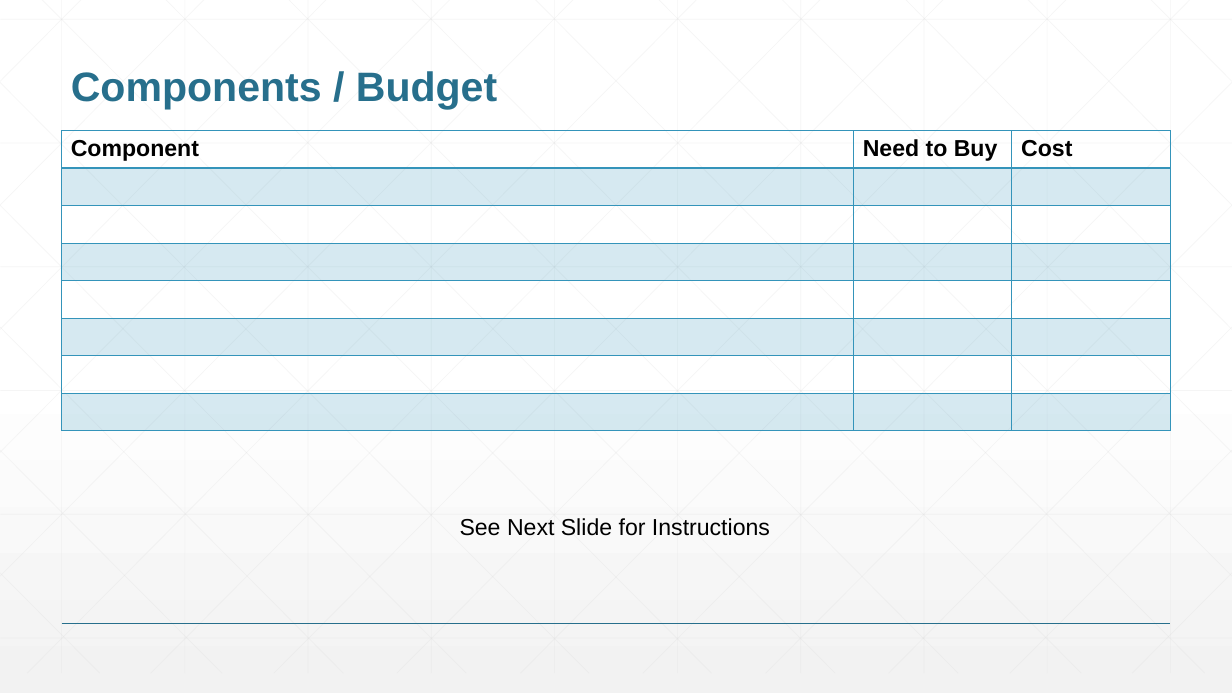
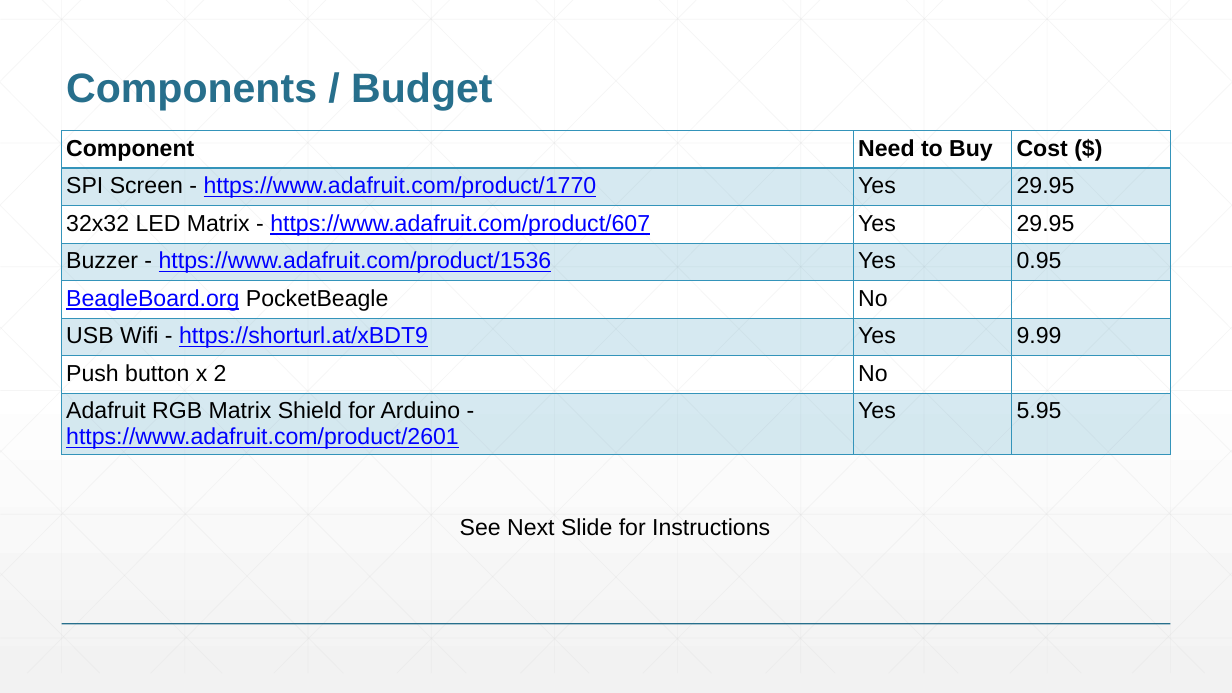
Before and after one commit to sahana-p10/ENGI301, a slide deck: slide 5 of project_01/docs/Prasanna_ENGI301_project_01_proposal.pptx. Drawn at 1232x693 pixels with LibreOffice and Linux fonts; fonts in the diff are those of the drawing. Boxes give left, top, right and bottom in pixels: in the first picture for what was removed or moved away, otherwise in the second. Text is boxed around its words. In the diff, an @@ line names an element or a change of style, - is before the commit and + after.

```diff
--- a/project_01/docs/Prasanna_ENGI301_project_01_proposal.pptx
+++ b/project_01/docs/Prasanna_ENGI301_project_01_proposal.pptx
@@ title "Components / Budget" at box(66, 72, 492, 110): text colour #276F8B to #276F8C @@
@@ table at box(62, 131, 1170, 453) @@
-row 1, column 3: Cost
+row 1, column 3: Cost ($)
-row 2:  |  | 
+row 2: SPI Screen - https://www.adafruit.com/product/1770 | Yes | 29.95
-row 3:  |  | 
+row 3: 32x32 LED Matrix - https://www.adafruit.com/product/607 | Yes | 29.95
-row 4:  |  | 
+row 4: Buzzer - https://www.adafruit.com/product/1536 | Yes | 0.95
-row 5, column 1: 
+row 5, column 1: BeagleBoard.org PocketBeagle
-row 5, column 2: 
+row 5, column 2: No
-row 6:  |  | 
+row 6: USB Wifi - https://shorturl.at/xBDT9 | Yes | 9.99
-row 7, column 1: 
+row 7, column 1: Push button x 2
-row 7, column 2: 
+row 7, column 2: No
-row 8:  |  | 
+row 8: Adafruit RGB Matrix Shield for Arduino - https://www.adafruit.com/product/2601 | Yes | 5.95
```
Also in this commit, not shown: 3 other slides changed, 1 slide added, 2 slides removed.
